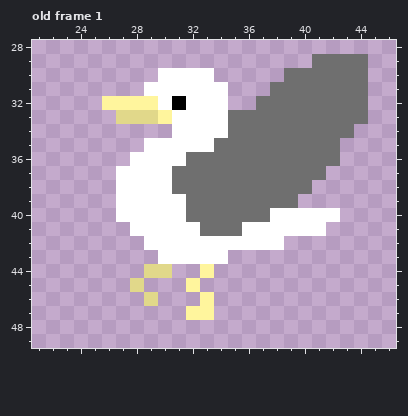
Two versions of one pixel-art file, Assets/Art/Characters/Enemy/Seagull/Special/Ase_Seagull_Special_Left.aseprite. The picture above was drawn from the file before the commit.
64x64 pixels, 8 frames. Shown: old frame 1: x 21..46, y 28..49. The commit also changed other frames, which this record leaves out.
The result:
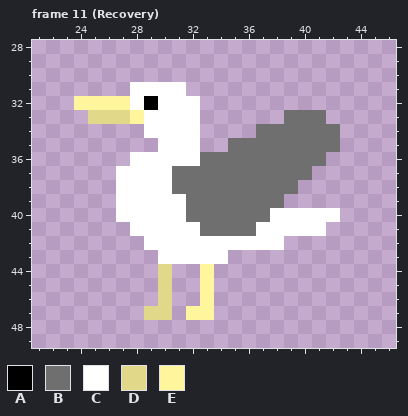
Palette (. is transparent): A #000000  B #6f6f6f  C #ffffff  D #e1d88a  E #fff59d
A new or re-ordered frame is compared with the old frame closest to it.
Message: Added all Seagull Animations
Change:
frames 8 -> 12
Frame 11 (Recovery) is new; against old frame 1:
Colour A replaces colour E in row 32 at x 29.
Colour B replaces colour C in row 41 at x 36.
Colour C is added in row 31 at x 28; in row 34 at x 29 to 30.
Colour C replaces colour A in row 32 at x 31.
Colour C replaces colour B in row 36 at x 32.
Colour C replaces colour D in row 33 at x 29.
Colour C replaces colour E in row 32 at x 28; in row 33 at x 30.
Colour D is added in row 33 at x 25 to 26; in rows 45 to 46 at x 30; in row 47 at x 29 to 30.
Colour E is added in row 32 at x 24 to 25; in row 45 at x 33.
Colour E replaces colour D in row 33 at x 28.
The author cleared colour B in row 29 at x 41 to 44; in row 30 at x 39 to 44; in row 31 at x 38 to 44; in row 32 at x 37 to 44; in row 33 at x 35 to 38 and 42 to 44; in row 34 at x 35 to 36 and 43.
The author cleared colour B in row 35 at x 34; in row 36 at x 42; in row 37 at x 41; in row 38 at x 40; in row 39 at x 39.
The author cleared colour C in row 30 at x 30 to 33; in row 31 at x 32 to 34; in rows 32 to 34 at x 33 to 34; in row 35 at x 29 and 33.
The author cleared colour D in row 44 at x 29; in row 45 at x 28; in row 46 at x 29.
The author cleared colour E in row 45 at x 32.
Boxes around the changes in both pictures, in picture pixels (x1, y1, x2, y2):
changed: (74, 54, 368, 320)
